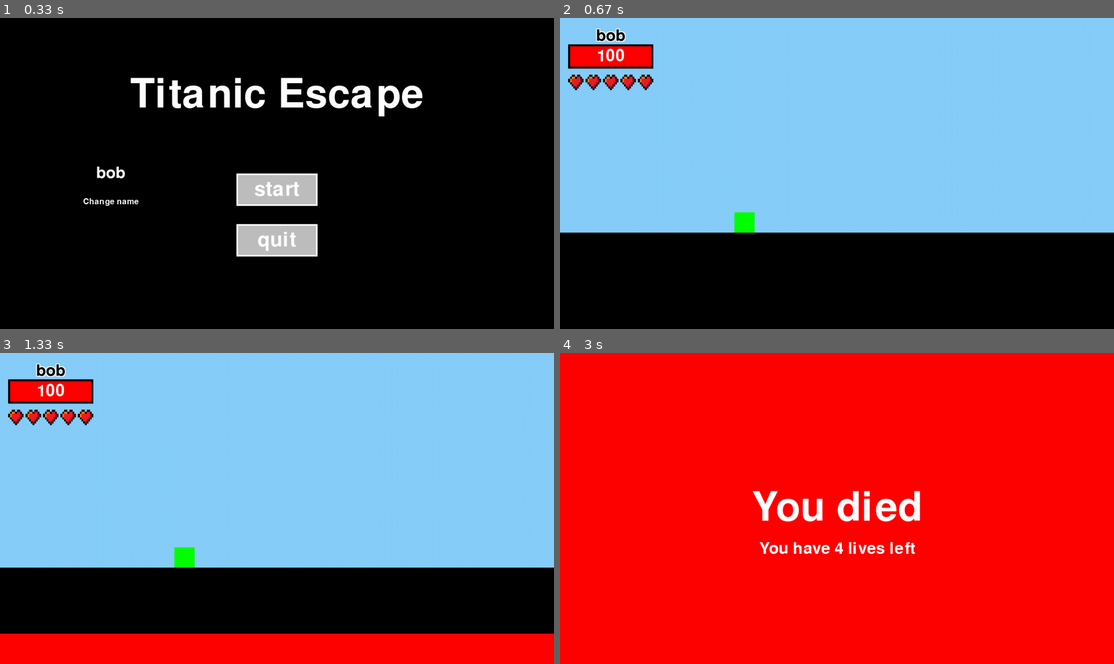
Above: before the commit, frames 1-4 (two rows, left to right).
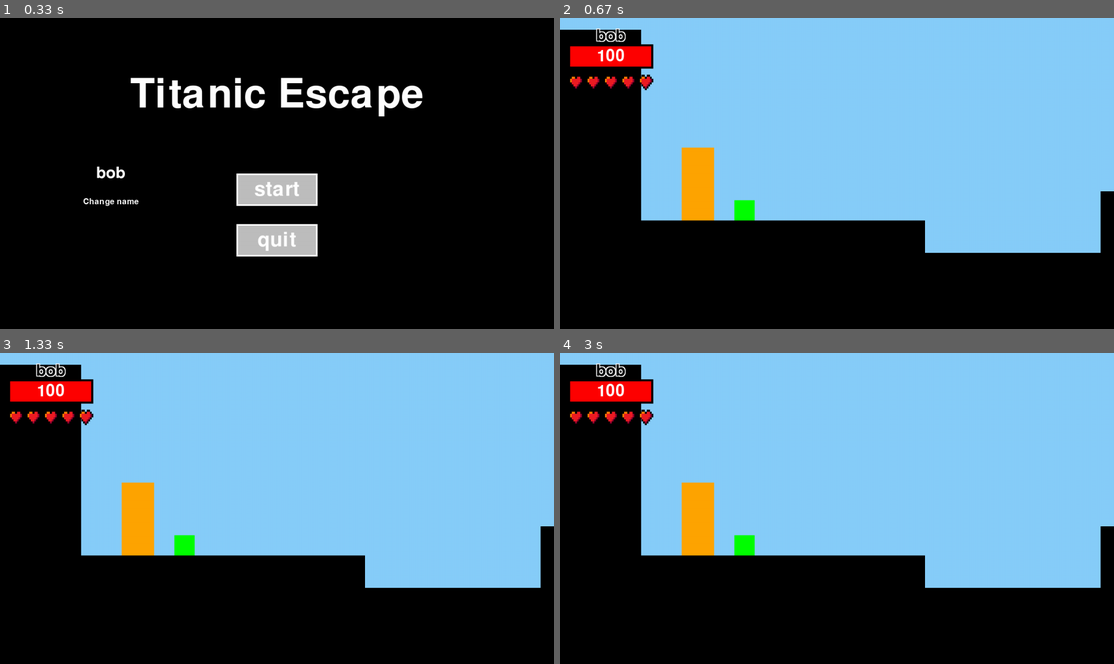
Above: after the commit, the same moments.

Repository: cast-hen/titanic_escape
Game: pygame game, started from main.py
Two runs of this game, one before a commit and one after it. Both use one fixed random seed, a clock stepped at 60 frames per second and the inputs below.
Inputs (mouse positions are in pixels of both pictures, inside the frame that each line leads up to):
- Up to frame 1 (0.33 s): no input
- Up to frame 2 (0.67 s): click (837, 173) at 0.38 s
- Up to frame 3 (1.33 s): tap Enter at 0.67 s
- Up to frame 4 (3 s): no input

Frame 1 is identical in both runs. In frame 2, 14% of the frame differs, in the area x 0-100%, y 3-76%; in frame 3, 24%; in frame 4, 99%, in the area x 0-100%, y 0-100%.

Commit message:
kleur water verandert naar blauw

Diff:
--- a/common.py
+++ b/common.py
@@ -51,7 +51,7 @@
         self.Player_posx = Player_posx
         self.Player_posy = Player_posy
 
-game_manager = Game_Manager(19, -90, 450)
+game_manager = Game_Manager(1, -90, 450)
 
 def menu(name):
     """
--- a/parkour_functies.py
+++ b/parkour_functies.py
@@ -267,7 +267,7 @@
 
 cube19_1 = Objects(-500, 530, 1500, 300, 'black', 1, 0, 0, [19], "Collider")
 
-cube_RisingWater = Objects(-500, 800, 2000, 1000, 'red', 1, 0, 0, [19], MoveObject((800, 1000), (800, 0), 0.1, 10, False, 0))
+cube_RisingWater = Objects(-500, 800, 2000, 1000, 'blue', 1, 0, 0, [19], MoveObject((800, 1000), (800, 0), 0.1, 10, False, 0))
 
 # voeg hier nieuwe platformen to zodat ze collision krijgen.
 platforms = [cube1_1, cube1_2, cube1_3, cube1_Enemy_test, cube1_Enemy1, cube1_5,
